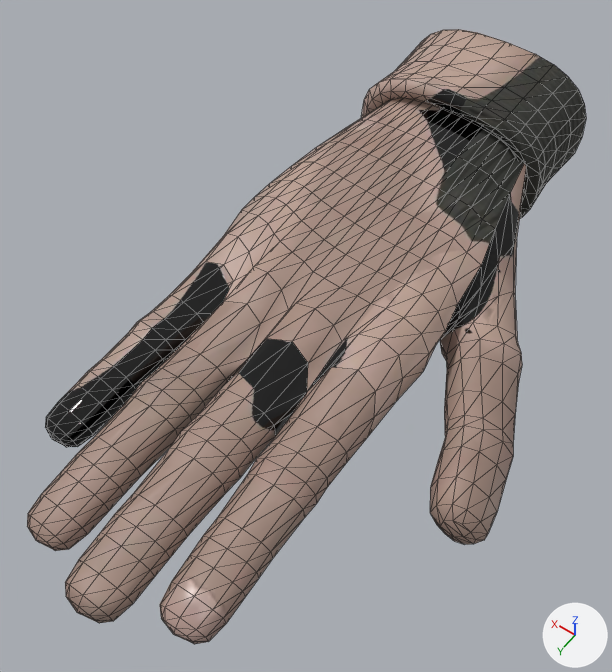
Before and after pictures for a commit that changed the glTF model public/models/hand_right.glb.
The view is the same before and after, from a 50 mm camera at (-0.098, 0.215, 0.202) aimed at (-0.005, 0.085, -0.003). Arrows for +X, +Y and +Z are at lower right; the lights stay in place. The first picture is the older version. Mesh edges are drawn as thin lines. Vertices at exactly the same position are counted once.

Names of what the first picture shows: 'hand_right_mesh'.
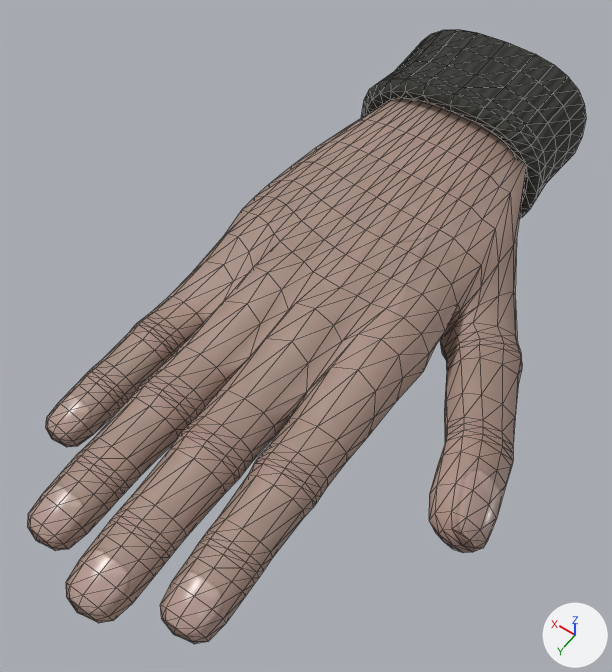
Boxes [x1, y1, x2, y2] around the edits, measured in the pictures (612 x 672 px):
part 1 of me_hand_right_mesh, reshaped: before [62, 312, 518, 591]; after [63, 313, 522, 596]
part 2 of me_hand_right_mesh, surface changed: [27, 29, 564, 623] in both

The change, as a list of edits to the scene's bpy script:
```text
Change me_hand_right_mesh:
    used by ob_hand_right_mesh; location = (0.0, 0.0, 0.0)
    remove me_hand_right_mesh.from_pydata(...)  # 1157 vertices, 2248 faces; spans x -0.081..0.043, y -0.05..0.187, z -0.024..0.027
    add me_hand_right_mesh.from_pydata(...)  # 1357 vertices, 2648 faces; spans x -0.082..0.042, y -0.05..0.187, z -0.024..0.027
    me_hand_right_mesh part 1: 62 vertices moved from x -0.081..-0.002, y 0.068..0.135, z -0.022..-0.001 to x -0.08..-0.009, y 0.069..0.137, z -0.022..-0.001; 61 vertices removed from x -0.079..0.041, y 0.062..0.162, z -0.02..0.006; 261 vertices added at x -0.082..0.042, y 0.046..0.166, z -0.022..0.007
    me_hand_right_mesh part 2: 1671 kept faces spanning x -0.08..0.042, y -0.05..0.187, z -0.024..0.027 get new texture (UV) coordinates
```
